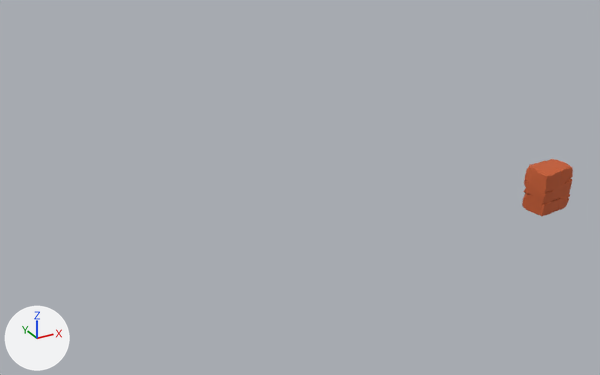
Before and after pictures for a commit that changed the FBX model Assets/Models/Models_Environment/ModelsMars/SM_Rock_Square_02.fbx.
Both versions are drawn from a camera (50 mm lens) standing at (-2.3, -108.6, 50.7) and looking at (50.7, -12.3, 2.5). Lighting does not change. The marker at lower left points along +X, +Y and +Z. Both versions are drawn at frame 1 of the action 'Take 001'; the numbers are the values there.

In view in the first picture: 'gegerock4_1'.
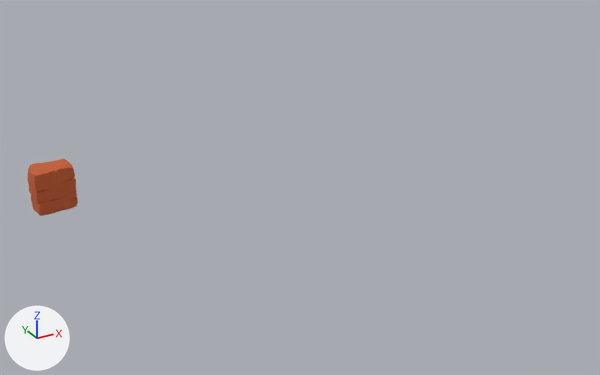
What differs and where, as boxes (x1, y1, x2, y2) in the pictures (600 x 375 px):
'gegerock4_1', moved
    before: (522, 159, 573, 216)
    after: (27, 159, 78, 216)

Patch to the scene script:
```diff
--- a/Assets/Models/Models_Environment/ModelsMars/SM_Rock_Square_02.fbx.py
+++ b/Assets/Models/Models_Environment/ModelsMars/SM_Rock_Square_02.fbx.py
@@ ob_gegerock4_1 @@
 ob_gegerock4_1 = bpy.data.objects.new('gegerock4_1', me_mesh)
-ob_gegerock4_1.location = (81.7, -29.6, 2.6)
+ob_gegerock4_1.location = (19.3, 4.9, 2.6)
 ob_gegerock4_1.rotation_euler = (-1.571, 0.0, 1.659)  # degrees (-90, 0, 95)
```
